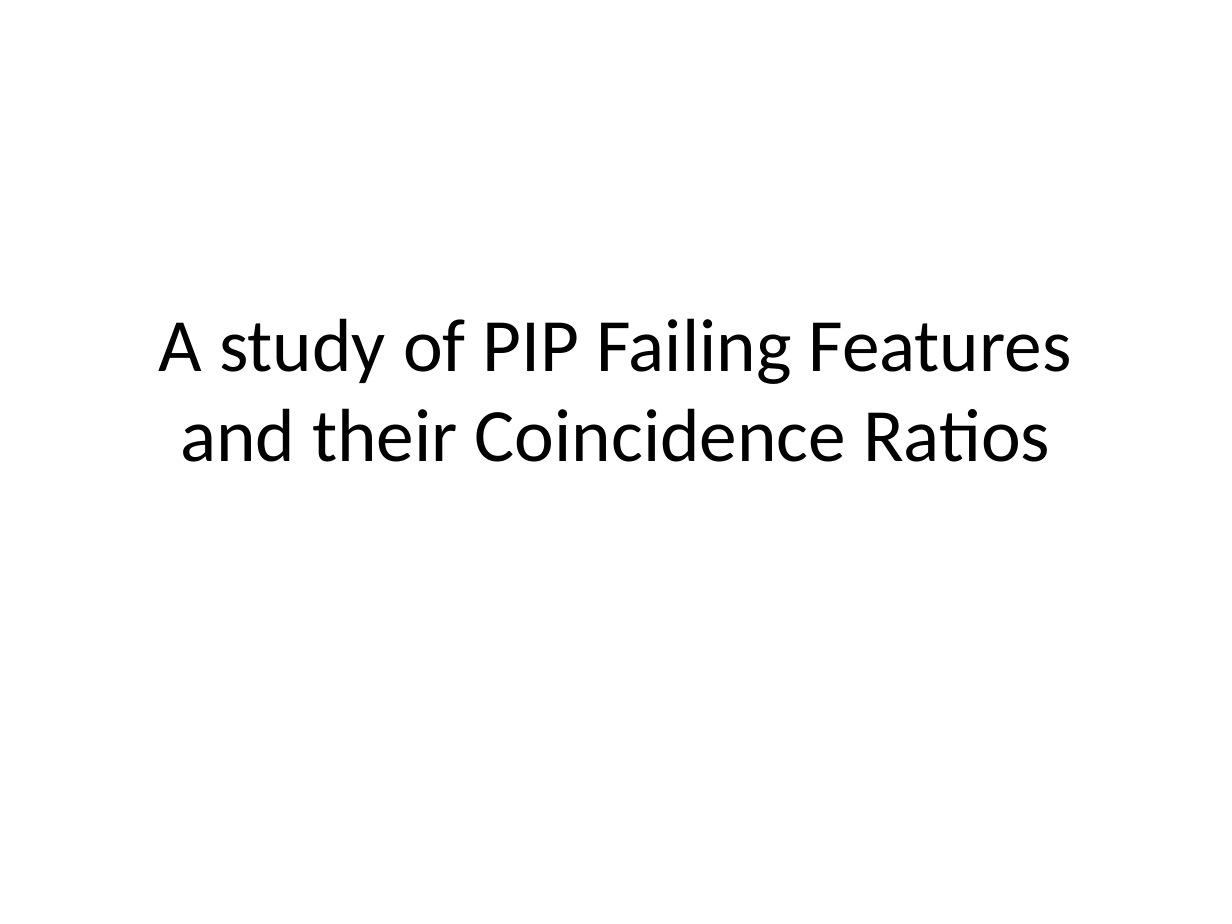
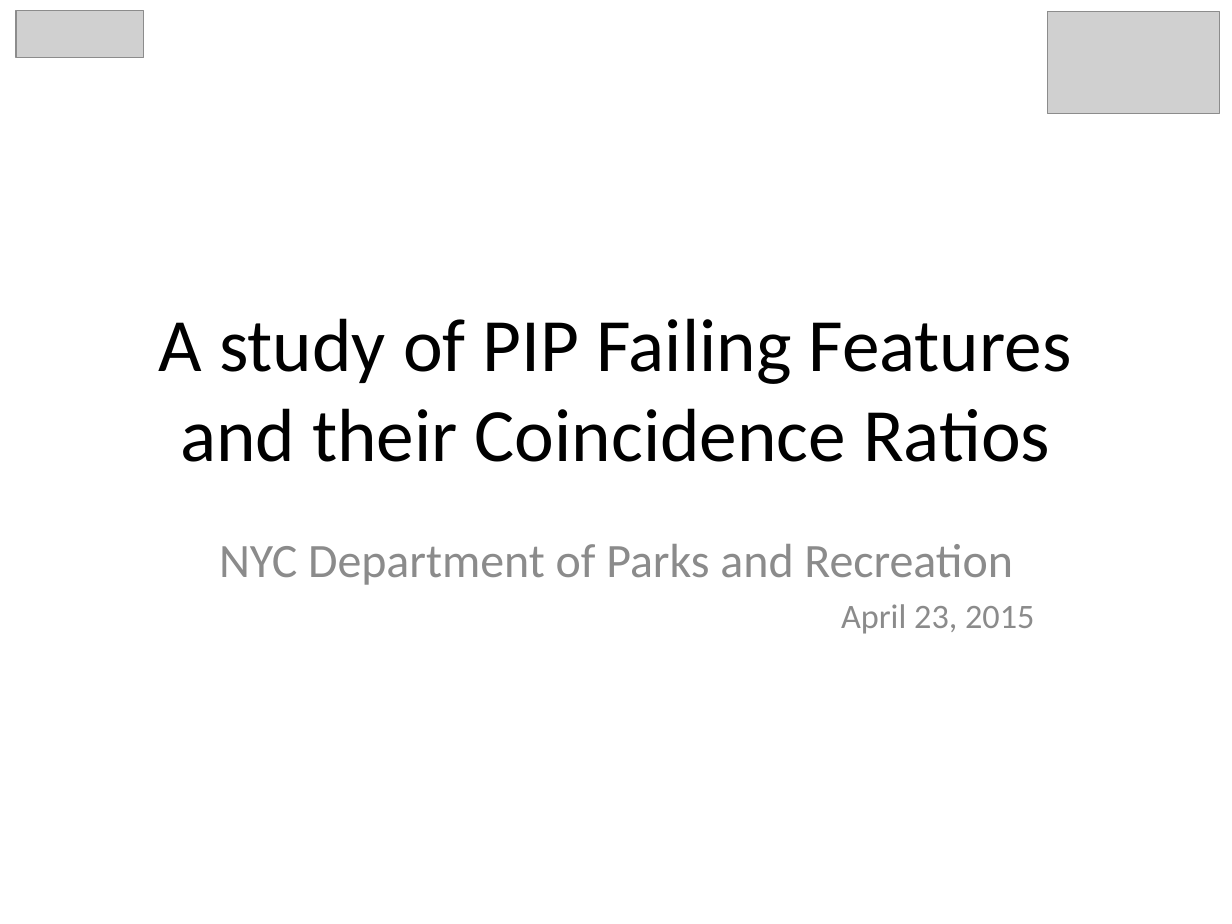
Before and after one commit to gdobler/parqa, a slide deck: slide 1 of Outputs/CoincedencesPresentation.pptx. Drawn at 1232x924 pixels with LibreOffice and Linux fonts; fonts in the diff are those of the drawing; grey boxes stand for pictures. Boxes give left, top, right and bottom in pixels: in the first picture for what was removed or moved away, otherwise in the second. Text is boxed around its words. In the diff, an @@ line names an element or a change of style, - is before the commit and + after.

Commit message:
Updated slide to mach the CUSP theme

```diff
--- a/Outputs/CoincedencesPresentation.pptx
+++ b/Outputs/CoincedencesPresentation.pptx
@@ picture added at [16, 11, 144, 58] @@
@@ picture added at [1047, 11, 1220, 113] @@
@@ subtitle added at [219, 544, 1034, 634], 28 pt, text #8C8C8C @@
+NYC Department of Parks and Recreation
+April 23, 2015
```
